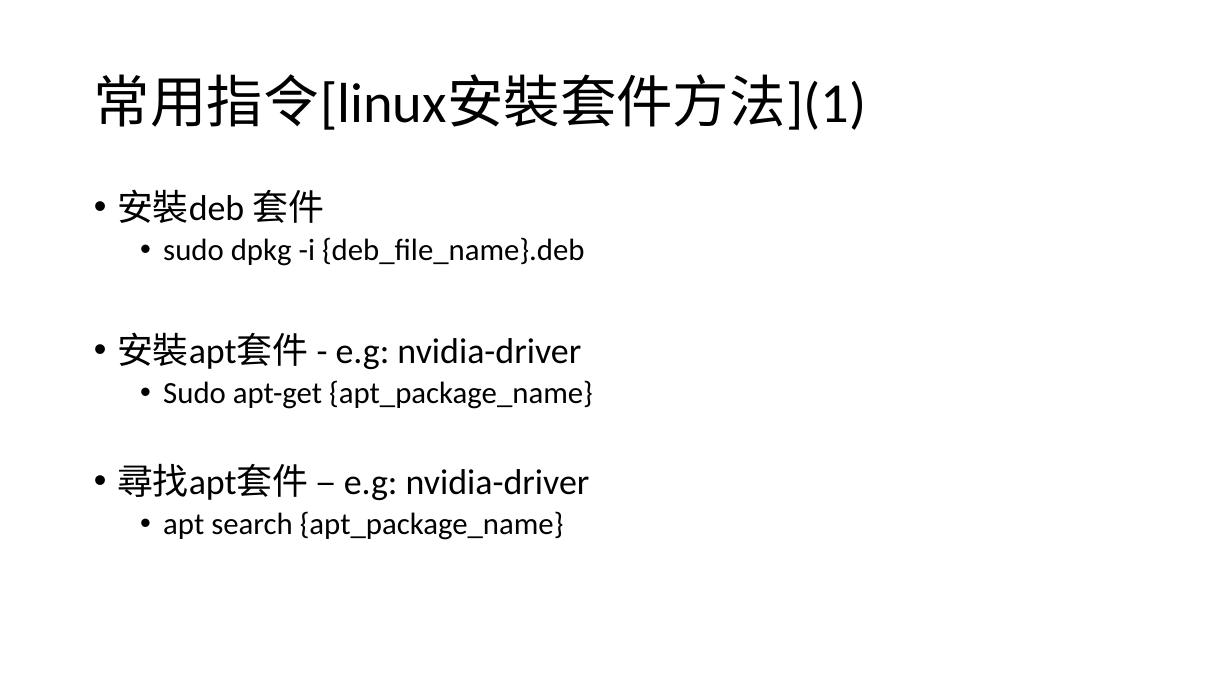
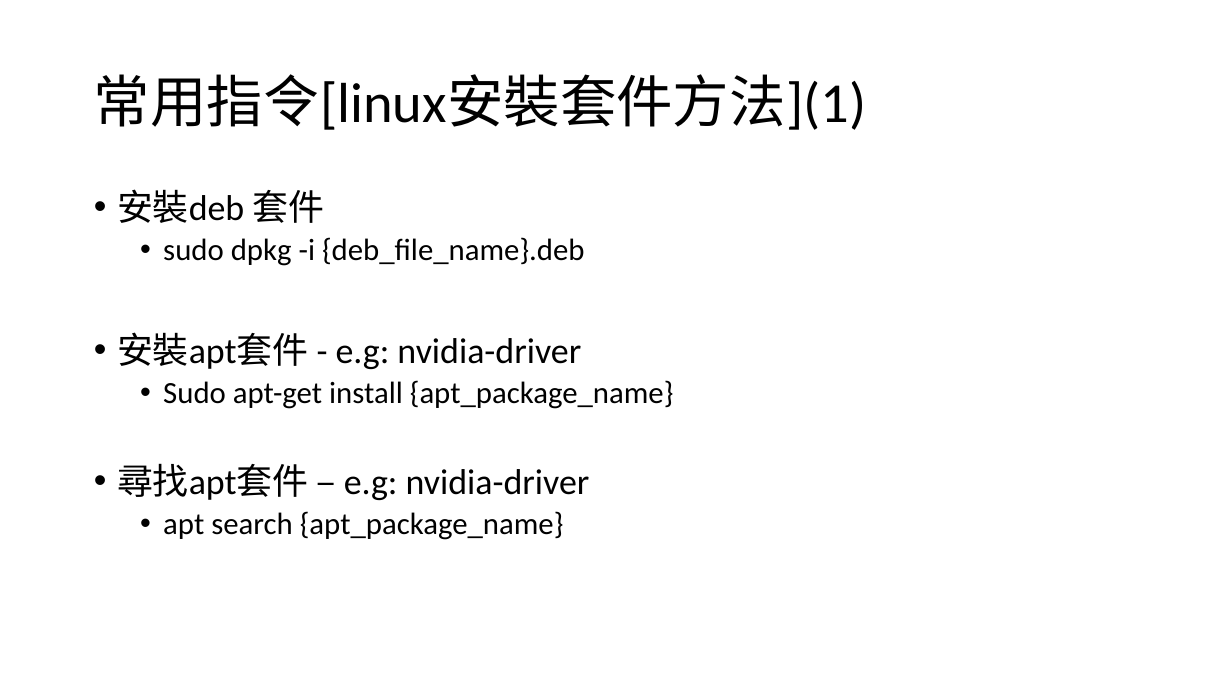
Before and after one commit to IlikeBB/CG-Project, a slide deck: slide 4 of 交接注意事項_.pptx. Drawn at 1232x693 pixels with LibreOffice and Linux fonts; fonts in the diff are those of the drawing. Boxes give left, top, right and bottom in pixels: in the first picture for what was removed or moved away, otherwise in the second. Text is boxed around its words. In the diff, an @@ line names an element or a change of style, - is before the commit and + after.

```diff
--- a/交接注意事項_.pptx
+++ b/交接注意事項_.pptx
@@ text at (163, 380, 674, 409): text changed @@
-  • Sudo apt-get {apt_package_name}
+  • Sudo apt-get install {apt_package_name}
```
Also in this commit, not shown: 3 other files.
